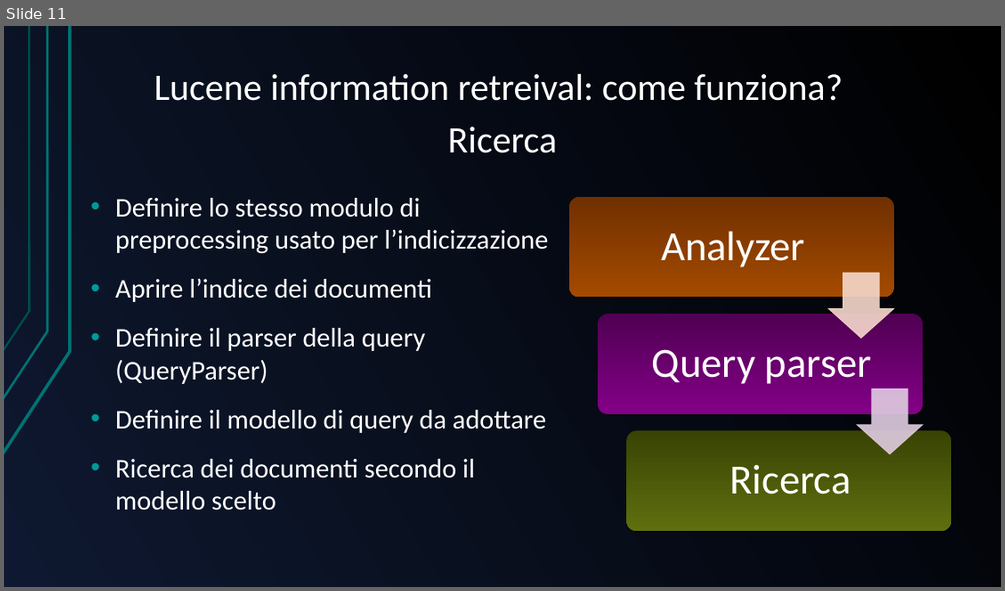
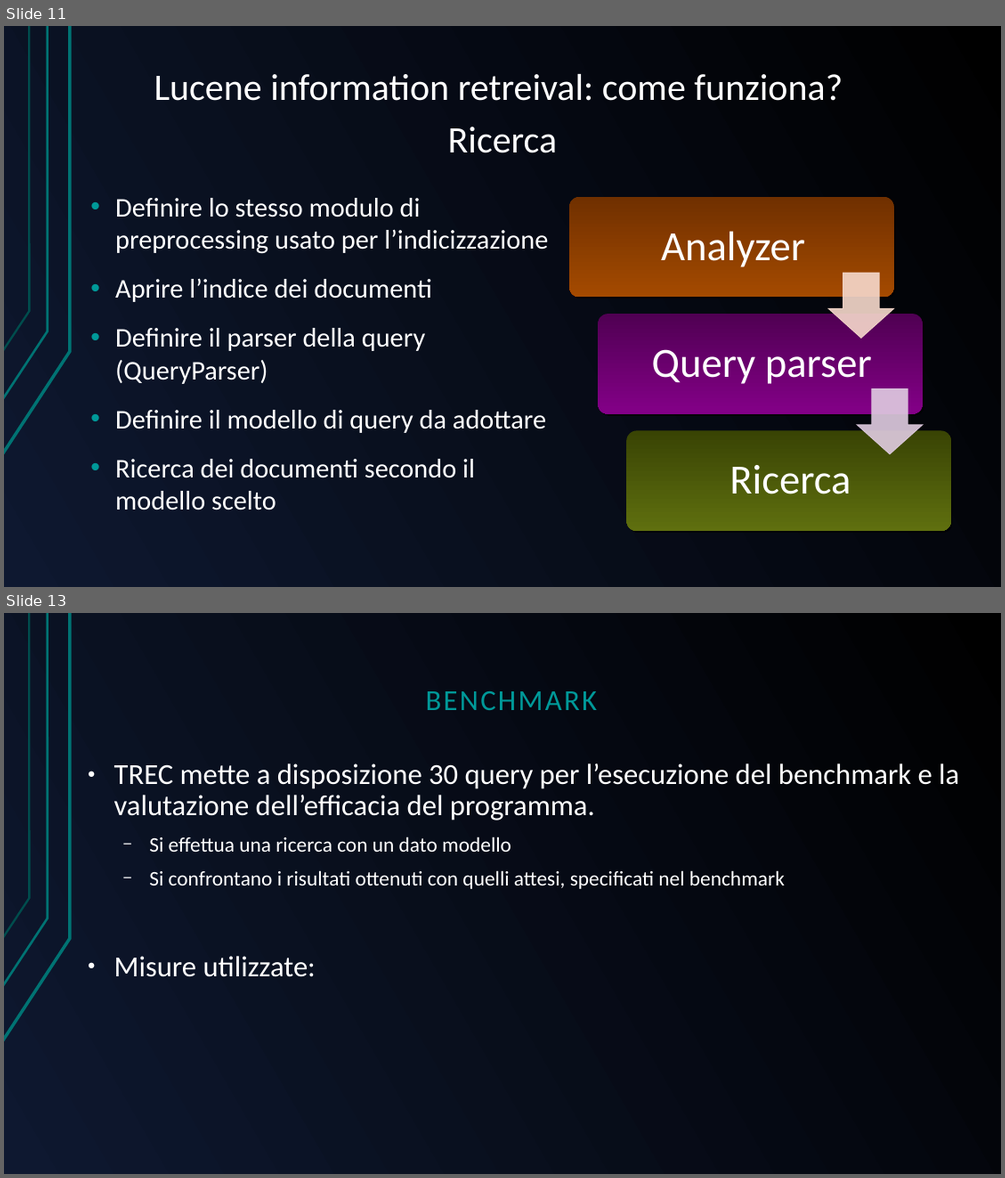
Before and after one commit to GreRagu/ProgettoGavi, a slide deck: Hegregio.odp. Shown one above the other, each under a label of ours: slide 11 before the commit, slides 11 and 13 after it; the slides between them are not shown. The pictures are 1005x591 and 1005x1178 pixels, drawn with LibreOffice and Linux fonts; fonts in the diff are those of the drawing. Boxes give left, top, right and bottom in pixels: in the first picture for what was removed or moved away, otherwise in the second. Text is boxed around its words. In the diff, an @@ line names an element or a change of style, - is before the commit and + after.

```diff
--- a/Hegregio.odp
+++ b/Hegregio.odp
@@ slide 13 added at <box>4,613,1001,1174</box>, background gradient #000000 to #0E1830; not listed: 3 template elements that a slide beside it also shows @@
@@ text added at <box>426,691,597,710</box>, 28 pt, text #009999 @@
+BENCHMARK
@@ text added at <box>114,763,959,977</box>, 28 pt, text #FFFFFF @@
+● TREC mette a disposizione 30 query per l’esecuzione del benchmark e la valutazione dell’efficacia del programma.
+  − Si effettua una ricerca con un dato modello
+  − Si confrontano i risultati ottenuti con quelli attesi, specificati nel benchmark
+● Misure utilizzate:
```
Also in this commit, not shown: 1 slide changed, 6 other slides added, 2 slides removed.
